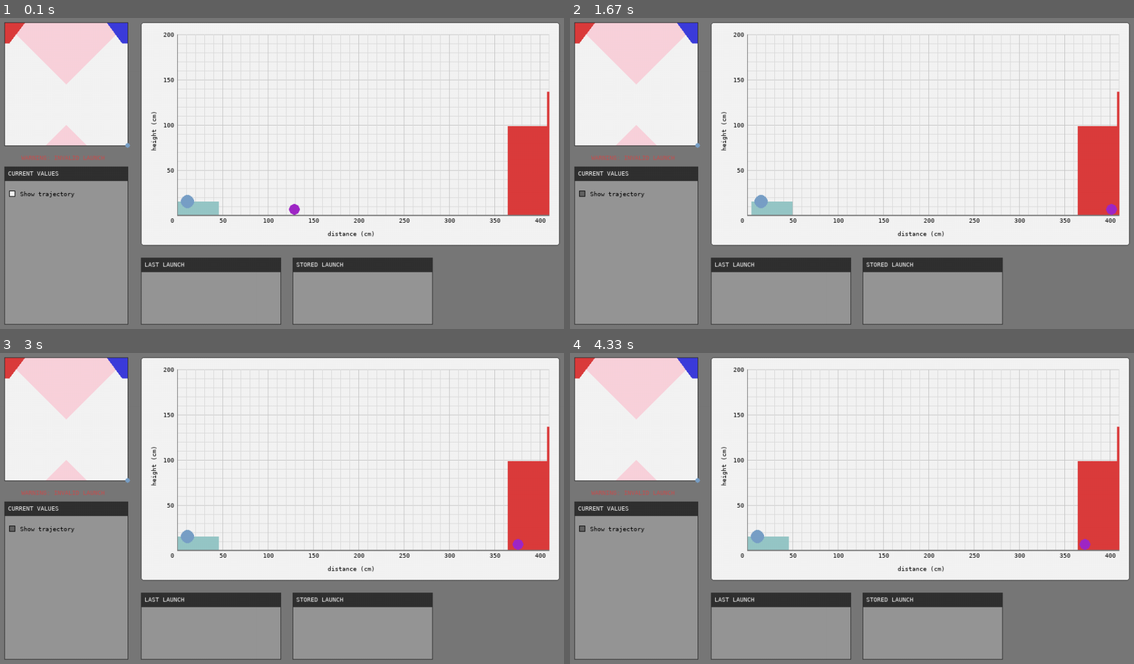
Above: before the commit, frames 1-4 (two rows, left to right).
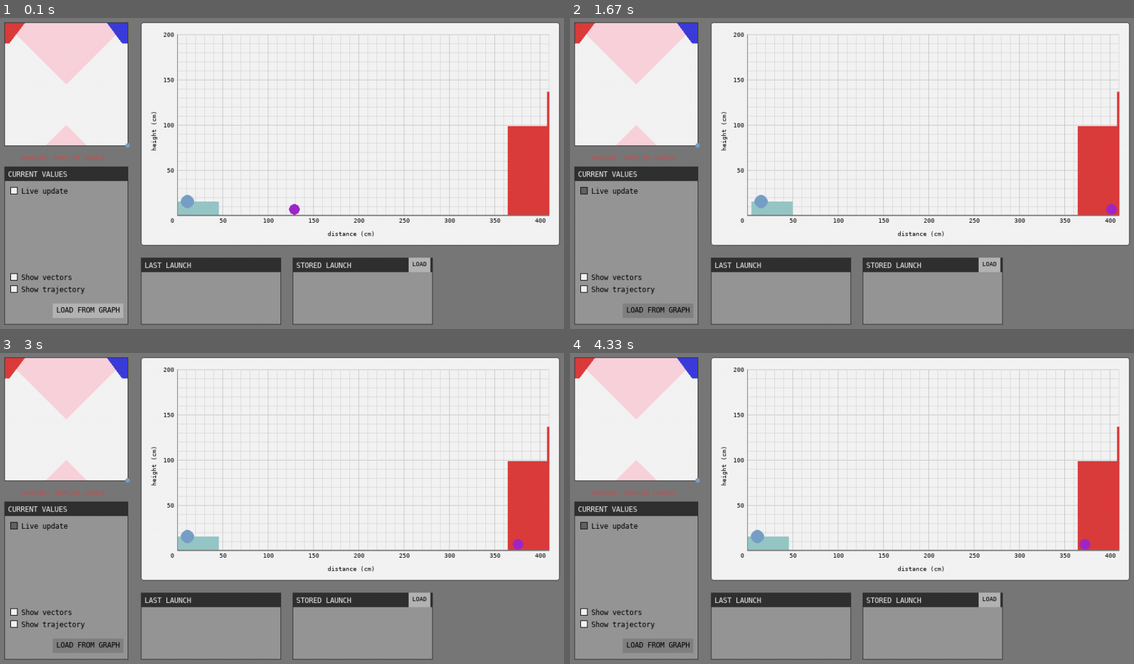
Above: after the commit, the same moments.

Repository: kiptunes/decode-launchsim
Game: pygame game, started from src/main.py
The game is run twice, just before and just after one commit, with the same random seed, the same clock (stepped at 60 frames per second) and the same inputs.
Inputs (mouse positions are in pixels of both pictures, inside the frame that each line leads up to):
- Up to frame 1 (0.1 s): no input
- Up to frame 2 (1.67 s): click (581, 189) at 0.38 s; hold Right 0.67-1.13 s; tap Space at 0.73, 1.03 s; click (660, 310) at 1.27 s, where only the run after the commit has a clickable "LOAD FROM GRAPH"
- Up to frame 3 (3 s): hold Right 1.72-2.18 s; tap Space at 1.78, 2.08, 2.28, 2.58, 2.85 s; hold Left 2.22-2.75 s; hold Left from 2.78 s (still down)
- Up to frame 4 (4.33 s): tap Space at 3.15, 3.28, 3.58, 3.95, 4.25 s; release Left at 3.18 s; hold Right 3.22-3.85 s; hold Left from 3.88 s (still down)

The runs differ from the first frame. In frame 1, 1.4% of the frame differs, in the area x 1-77%, y 49-97%; in frame 2, 1.1%; in frame 3, 1.1%; in frame 4, 1.1%.

Commit message:
added labels

Diff:
--- a/src/main.py
+++ b/src/main.py
@@ -26,6 +26,7 @@
 pygame.font.init()
 pygame.font.get_init()
 font1 = pygame.font.SysFont('dejavusansmono', 10)
+font2 = pygame.font.SysFont('dejavusansmono', 12)
 
 white, black, light_gray, medium_gray, gray, dark_gray = (245, 245, 245), (0, 0, 0), (220, 220, 220), (200, 200, 200), (150, 150, 150), (120, 120, 120)
 red, pink = (200, 80, 80), (250, 210, 220)
@@ -139,7 +140,7 @@
         win.blit(self.menuSurf, (self.leftx, self.topy))
         menuRect.topleft = (self.leftx, self.topy)
 
-        title = font1.render(self.title, True, white)
+        title = font2.render(self.title, True, white)
         title_rect = pygame.Rect(menuRect[0]+6, menuRect[1]+5, menuRect[2]-5, menuRect[3])
         title_surf = pygame.Surface((menuRect[2], 24))
         title_surf.fill(divider_color)
@@ -154,15 +155,23 @@
 prevVars = menu(field_length+2 +gutter*2, hWindow - gutter - loadMenu_height, loadMenu_width, loadMenu_height, gray, 'LAST LAUNCH')
 storedVars = menu(field_length+2 +gutter*3+loadMenu_width, hWindow - gutter - loadMenu_height, loadMenu_width, loadMenu_height, gray, 'STORED LAUNCH')
 
-checkbox1 = checkbox(win, currentVars.leftx + 8, currentVars.topy + 40, 'Show trajectory')
-# viTextbox = textbox(win, currentVars.leftx + 8, currentVars.topy + 50, field_length-16, 20, str(vinitial))
-#textinput = pygame_textinput.
+checkbox1 = checkbox(win, currentVars.leftx + 10, currentVars.topy + 34, 'Live update')
+checkbox2 = checkbox(win, currentVars.leftx + 10, hWindow-gutter*2-24-20, 'Show trajectory')
+checkbox3 = checkbox(win, currentVars.leftx + 10, checkbox2.y -20, 'Show vectors')
+
+button_fromGraph = button(currentVars.leftx +80, checkbox2.y + 30, font2, 'LOAD FROM GRAPH')
+button_loadPrev = button(wWindow - loadMenu_width-gutter*2, prevVars.topy, font1, 'LOAD')
+
 
 def drawMenus():
     currentVars.draw(win)
     prevVars.draw(win)
     storedVars.draw(win)
     checkbox1._draw_checkbox()
+    checkbox2._draw_checkbox()
+    checkbox3._draw_checkbox()
+    button_fromGraph.draw(win)
+    button_loadPrev.draw(win)
 
     #win.blit(textinput.surface, (10, 10))
 
@@ -309,16 +318,8 @@
     if event.type == pygame.MOUSEBUTTONDOWN:
         if event.button == 1:
             checkbox1.update_checkbox()
-
-    # if event.type == pygame.MOUSEBUTTONDOWN and viTextbox.input_rect.collidepoint(pygame.mouse.get_pos()):
-    #     if event.button == 1:
-    #         if not viTextbox.is_active:
-    #             viTextbox.text =''
-    #             viTextbox.is_active = True
-    #             print('hit')
-    #             viTextbox.text_update()
-
-
+            checkbox2.update_checkbox()
+            checkbox3.update_checkbox()
 
     # moving robot
     if event.type == pygame.KEYDOWN:
--- a/src/ui.py
+++ b/src/ui.py
@@ -7,10 +7,39 @@
 BLACK = (0, 0, 0)
 GRAY = (100, 100, 100)
 WHITE = (245, 245, 245)
+
+BUTTON_NONE = (180, 180, 180)
+BUTTON_HOVER = (130, 130, 130)
 font1 = pygame.font.SysFont('dejavusansmono', 10)
+font2 = pygame.font.SysFont('dejavusansmono', 12)
 
 class button:
-    pass
+    def __init__(self, x, y, font, label = ''):
+        self.x = x
+        self.y = y
+        self.font = font
+        self.label = label
+
+    def draw(self, surface):
+        self.surface = surface
+        pos = pygame.mouse.get_pos()
+        label = self.font.render(self.label, True, BLACK)
+        self.label_rect = label.get_rect()
+        self.label_rect.center = (self.x+(self.label_rect[2]+6*2)//2, self.y+20/2)
+        self.butSurf = pygame.Surface((self.label_rect[2]+6*2, 20*1.2))
+        self.butRect = self.butSurf.get_rect()
+        self.butRect.topleft = (self.x, self.y)
+        butSurf = self.butSurf
+
+        if self.butRect.collidepoint(pos):
+            butSurf.fill(BUTTON_HOVER)
+            surface.blit(butSurf, (self.x, self.y))
+            surface.blit(label, self.label_rect)
+        else:
+            butSurf.fill(BUTTON_NONE)
+            surface.blit(self.butSurf, (self.x, self.y))
+            surface.blit(label, self.label_rect)
+
 
 class checkbox:
     def __init__(self, surface, x, y, caption="", font_color=BLACK, checked=False):
@@ -20,13 +49,13 @@
         self.caption = caption
         self.font_color = font_color
 
-        self.checkbox_rect = pygame.Rect(self.x, self.y, 10, 10)
+        self.checkbox_rect = pygame.Rect(self.x, self.y, 12, 12)
 
         self.checked = False
 
     def _draw_caption(self):
-        self.font_surf = font1.render(self.caption, True, BLACK)
-        w, h = font1.size(self.caption)
+        self.font_surf = font2.render(self.caption, True, BLACK)
+        w, h = font2.size(self.caption)
         self.font_pos = (self.x + 8 + 10, self.y -1)
         self.surface.blit(self.font_surf, self.font_pos)
 
